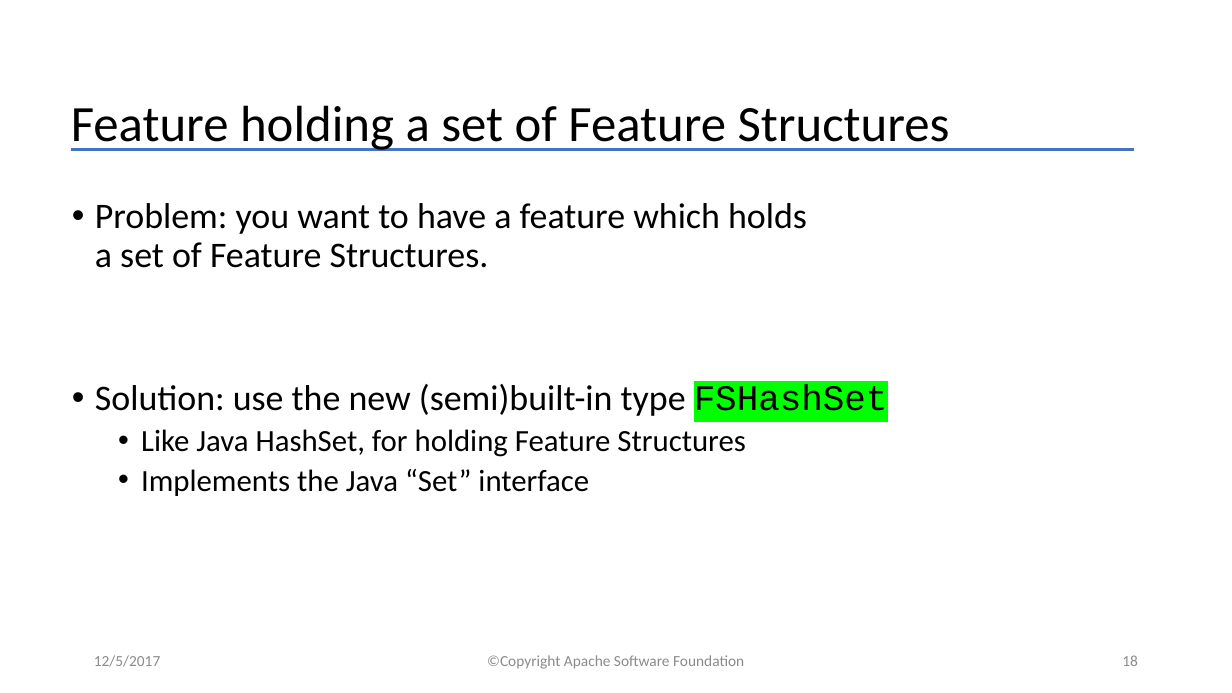
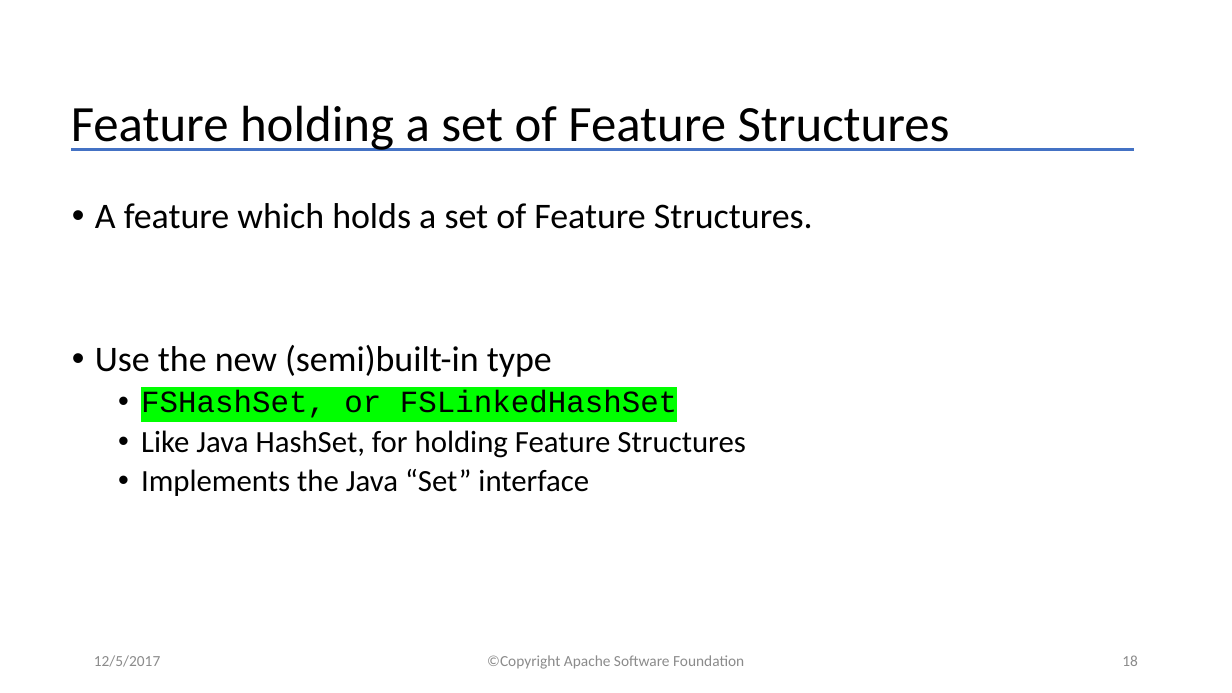
Before and after one commit to apache/uima-site, a slide deck: slide 18 of docs/downloads/uv3/UIMA_V3_Programmers_Solutions.pptx. Drawn at 1232x693 pixels with LibreOffice and Linux fonts; fonts in the diff are those of the drawing. Boxes give left, top, right and bottom in pixels: in the first picture for what was removed or moved away, otherwise in the second. Text is boxed around its words. In the diff, an @@ line names an element or a change of style, - is before the commit and + after.

```diff
--- a/docs/downloads/uv3/UIMA_V3_Programmers_Solutions.pptx
+++ b/docs/downloads/uv3/UIMA_V3_Programmers_Solutions.pptx
@@ text at <box>95,203,813,418</box>: text changed @@
-• Problem: you want to have a feature which holds
-  a set of Feature Structures.
-• Solution: use the new (semi)built-in type FSHashSet
+• A feature which holds a set of Feature Structures.
+• Use the new (semi)built-in type
+  • FSHashSet, or FSLinkedHashSet
```
Also in this commit, not shown: 2 other slides changed, 2 other files.
